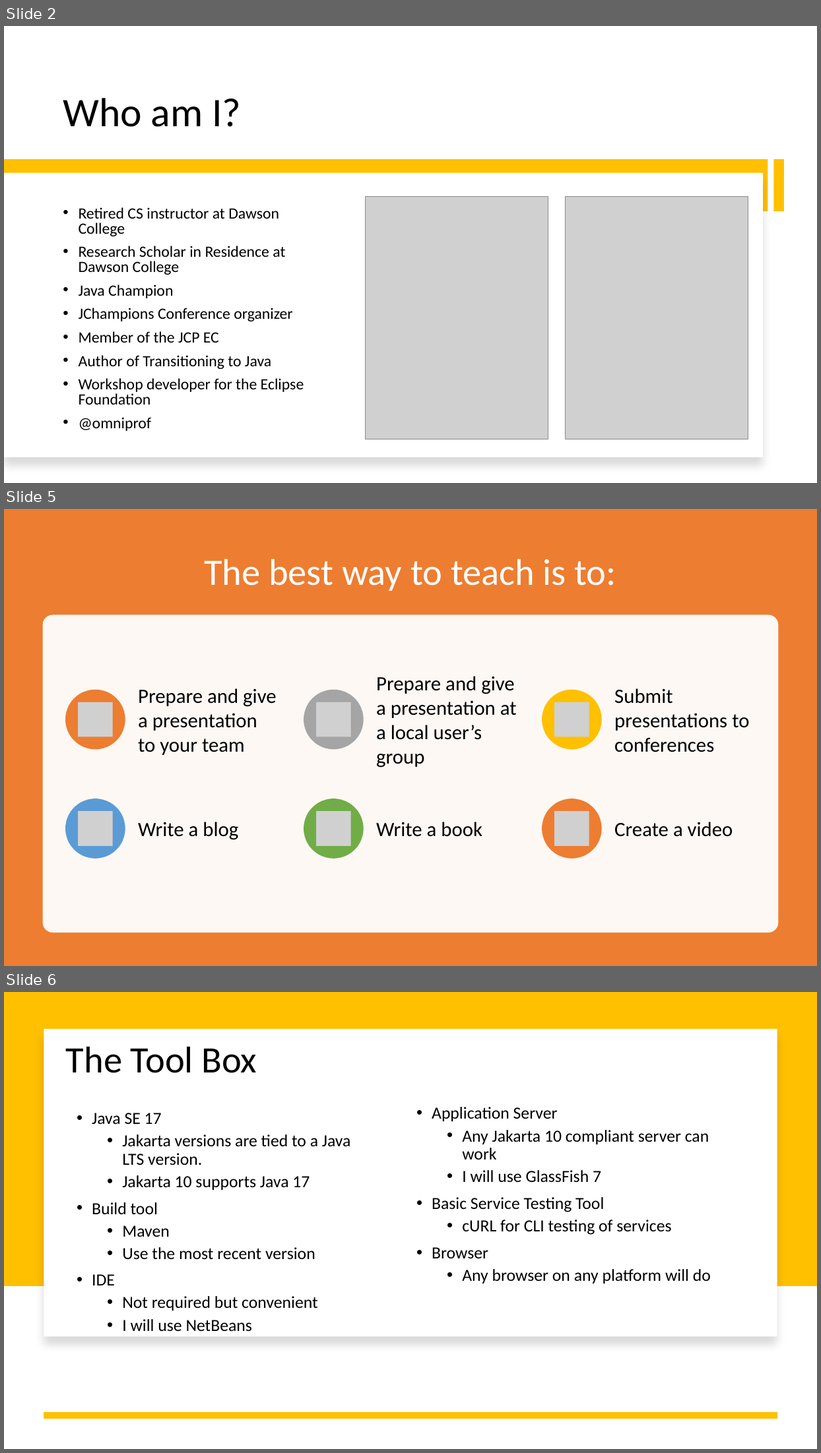
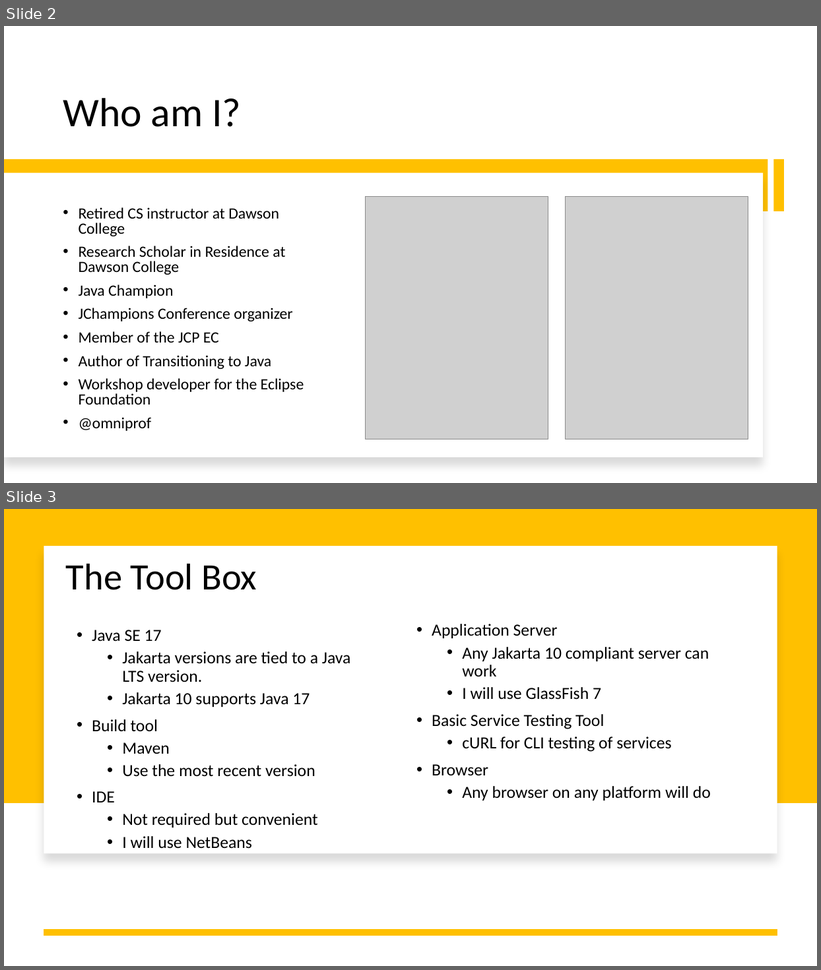
Before and after one commit to omniprof/JakartaRESTSession, a slide deck: JakartaRESTPresentation.pptx. Shown one above the other, each under a label of ours: slides 2, 5 and 6 before the commit, slides 2 and 3 after it; the slides between them are not shown. The pictures are 821x1453 and 821x970 pixels, drawn with LibreOffice and Linux fonts; fonts in the diff are those of the drawing; grey boxes stand for pictures. Boxes give left, top, right and bottom in pixels: in the first picture for what was removed or moved away, otherwise in the second. Text is boxed around its words. In the diff, an @@ line names an element or a change of style, - is before the commit and + after.

```diff
--- a/JakartaRESTPresentation.pptx
+++ b/JakartaRESTPresentation.pptx
@@ slide 5 removed at (x1=4, y1=509, x2=817, y2=966), background #FFC000 @@
@@ rectangle removed at (x1=4, y1=509, x2=817, y2=966) @@
@@ title removed at (x1=204, y1=559, x2=616, y2=591) @@
-The best way to teach is to:
@@ rounded rectangle removed at (x1=42, y1=615, x2=779, y2=933) @@
@@ group removed at (x1=65, y1=676, x2=749, y2=859): 6 ellipses, 6 pictures, 6 texts @@
-Prepare and give a presentation to your team
-Prepare and give a presentation at a local user’s group
-Submit presentations to conferences
-Write a blog
-Write a book
-Create a video
@@ what was slide 6 is now slide 3 @@
```
Also in this commit, not shown: 1 slide changed, 2 other slides removed, 2 other files.
